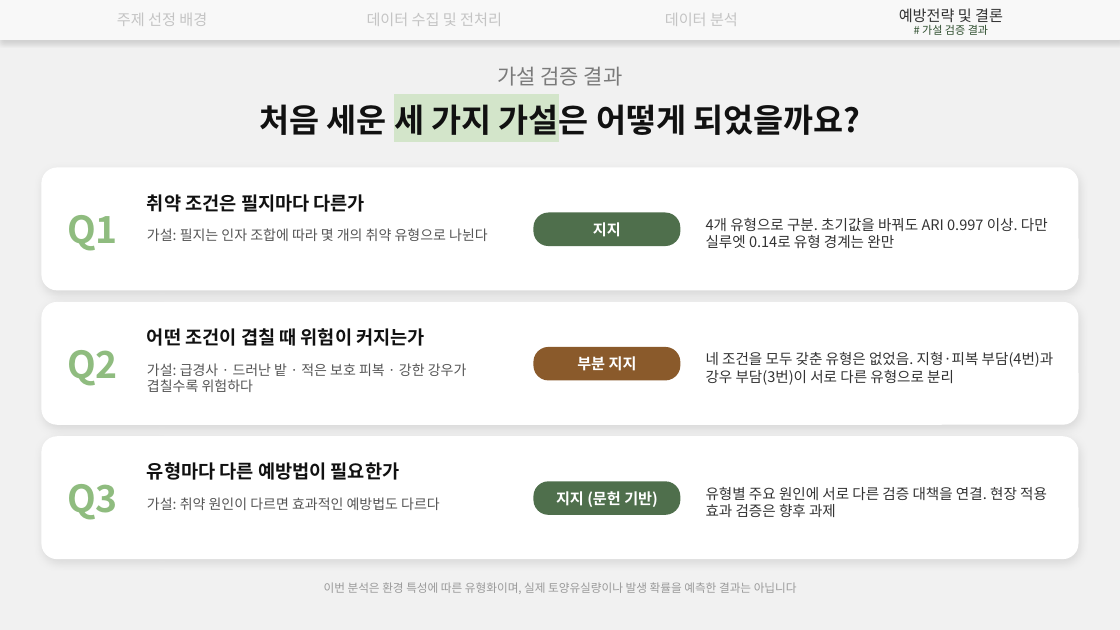
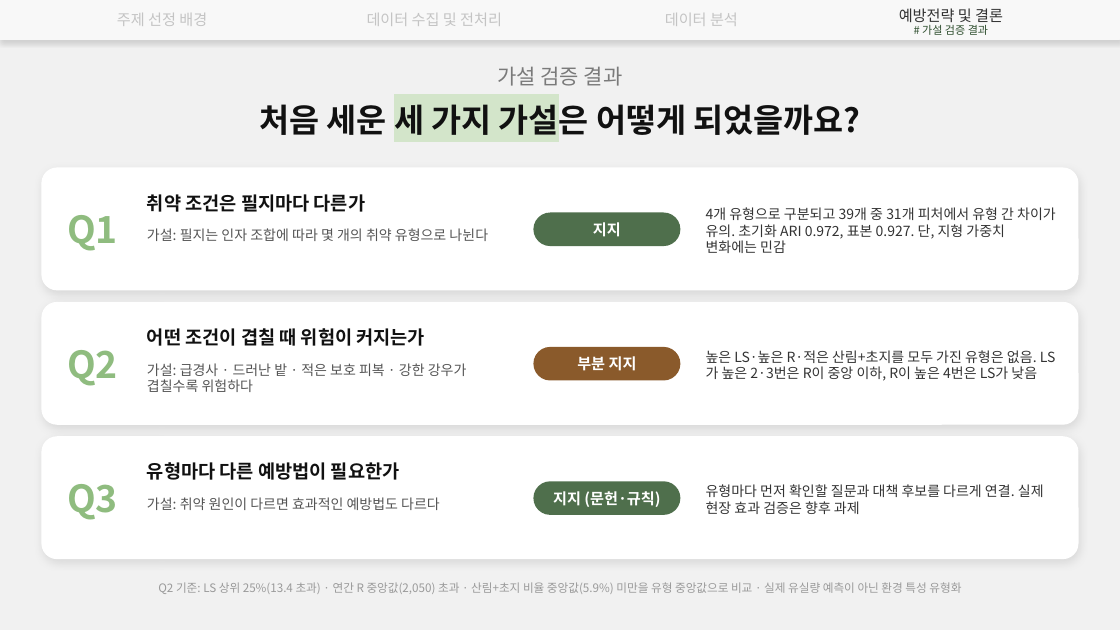
Before and after one commit to hanjune1121-afk/-, a slide deck: slide 29 of 발표자료/강원고랭지_토양유실_15쪽이후.pptx (slide 19 before the commit). Drawn at 1120x630 pixels with LibreOffice and Linux fonts; fonts in the diff are those of the drawing. Boxes give left, top, right and bottom in pixels: in the first picture for what was removed or moved away, otherwise in the second. Text is boxed around its words. In the diff, an @@ line names an element or a change of style, - is before the commit and + after.

```diff
--- a/발표자료/강원고랭지_토양유실_15쪽이후.pptx
+++ b/발표자료/강원고랭지_토양유실_15쪽이후.pptx
@@ text at <box>706,207,1056,253</box>: text changed; size 12.5 to 12 pt @@
-4개 유형으로 구분. 초기값을 바꿔도 ARI 0.997 이상. 다만 실루엣 0.14로 유형 경계는 완만
+4개 유형으로 구분되고 39개 중 31개 피처에서 유형 간 차이가 유의. 초기화 ARI 0.972, 표본 0.927. 단, 지형 가중치 변화에는 민감
@@ text at <box>706,350,1037,381</box>: text changed; size 12.5 to 12 pt @@
-네 조건을 모두 갖춘 유형은 없었음. 지형·피복 부담(4번)과 강우 부담(3번)이 서로 다른 유형으로 분리
+높은 LS·높은 R·적은 산림+초지를 모두 가진 유형은 없음. LS가 높은 2·3번은 R이 중앙 이하, R이 높은 4번은 LS가 낮음
@@ rounded rectangle "지지 (문헌·규칙)" at <box>534,481,681,515</box>: proportions changed @@
@@ text in rounded rectangle at <box>553,491,660,507</box>: text changed @@
-지지 (문헌 기반)
+지지 (문헌·규칙)
@@ text at <box>706,484,1044,514</box>: text changed; size 12.5 to 12 pt @@
-유형별 주요 원인에 서로 다른 검증 대책을 연결. 현장 적용 효과 검증은 향후 과제
+유형마다 먼저 확인할 질문과 대책 후보를 다르게 연결. 실제 현장 효과 검증은 향후 과제
@@ text at <box>158,582,961,594</box>: text changed @@
-이번 분석은 환경 특성에 따른 유형화이며, 실제 토양유실량이나 발생 확률을 예측한 결과는 아닙니다
+Q2 기준: LS 상위 25%(13.4 초과) · 연간 R 중앙값(2,050) 초과 · 산림+초지 비율 중앙값(5.9%) 미만을 유형 중앙값으로 비교 · 실제 유실량 예측이 아닌 환경 특성 유형화
```
Also in this commit, not shown: 13 other slides changed, 17 slides added, 6 slides removed, 6 other files.
